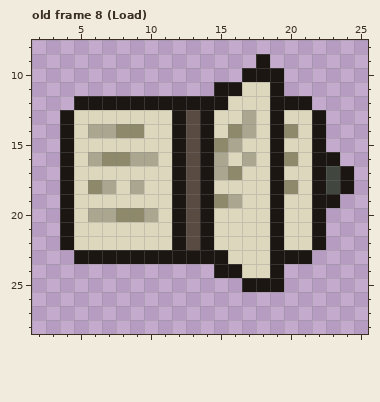
Two versions of one pixel-art file, art/Icons/LoadingIcon.ase. Above: the version before the commit.
32x32 pixels, 30 frames. Colours within 5 levels of each other are drawn and written as one. Shown: old frame 8 (Load): x 2..25, y 8..28. The commit also changed other frames, which this record leaves out.
The same view after the edit:
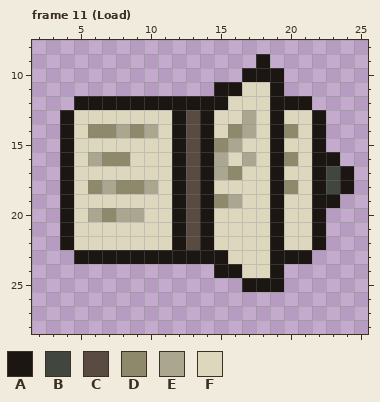
Palette (. is transparent): A #1b1612  B #41463e  C #594b42  D #8e896b  E #aaa68f  F #dcd7bd
A new or re-ordered frame is compared with the old frame closest to it.
From old to new:
frames 30 -> 32
Frame 11 (Load) is new; against old frame 8 (Load), layers "Layer 2", "Layer 1":
y 14: x 6..8 EED -> DDE; x 10 F -> E
y 16: x 9..10 EE -> FF
y 18: x 8..10 FEF -> DDE
y 20: x 7..10 EDDE -> DEEF
Changed places in both pictures, as pixel boxes (x1, y1, x2, y2):
changed: (88, 124, 158, 222)
